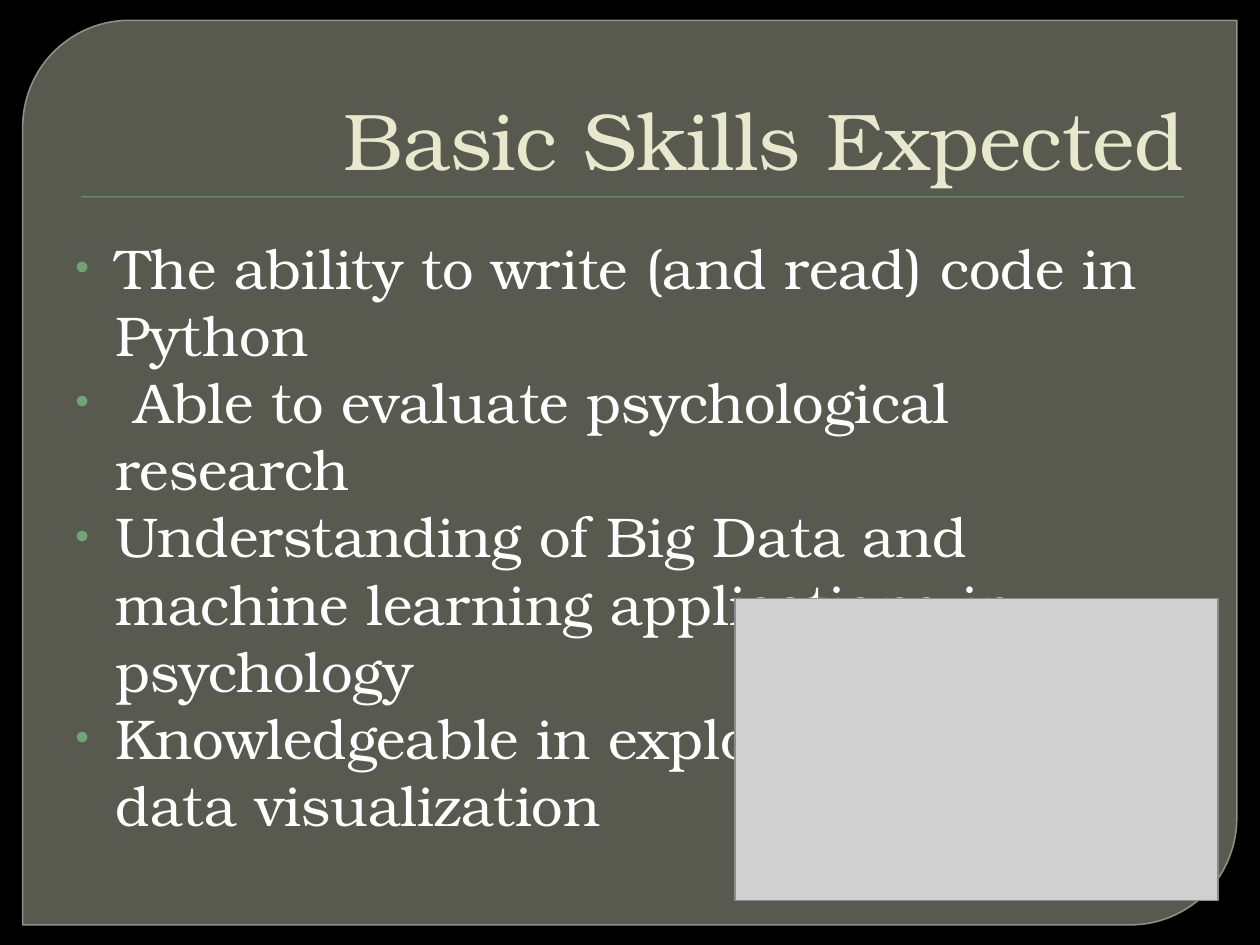
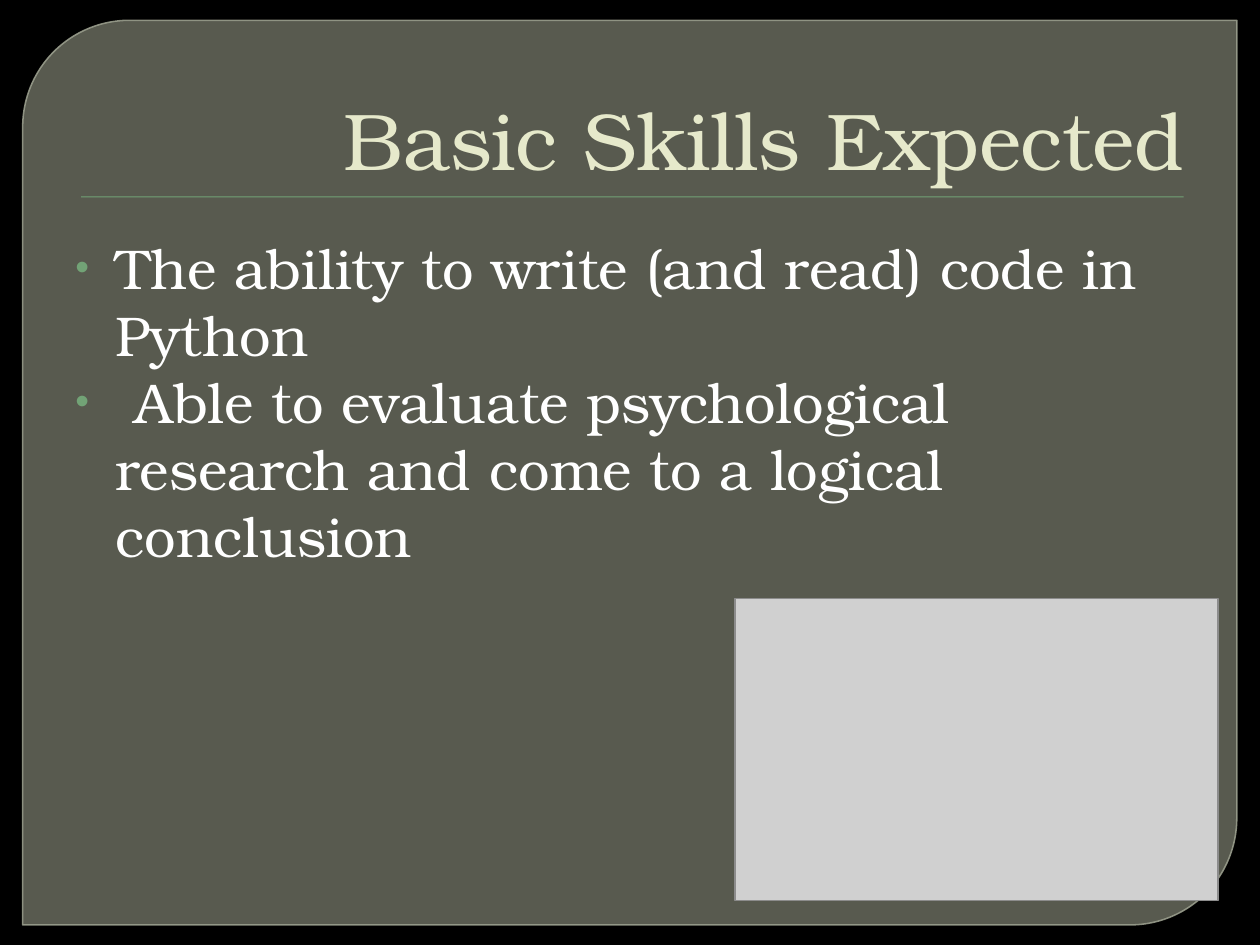
Before and after one commit to hnwalters/Essay-Reports, a slide deck: slide 6 of Documents & Presentations/E-Day Assignments/Career Path.pptx. Drawn at 1260x945 pixels with LibreOffice and Linux fonts; fonts in the diff are those of the drawing; grey boxes stand for pictures; background and template pictures are left out. Boxes give left, top, right and bottom in pixels: in the first picture for what was removed or moved away, otherwise in the second. Text is boxed around its words. In the diff, an @@ line names an element or a change of style, - is before the commit and + after.

```diff
--- a/Documents & Presentations/E-Day Assignments/Career Path.pptx
+++ b/Documents & Presentations/E-Day Assignments/Career Path.pptx
@@ text at box(116, 383, 950, 558): text changed @@
-• Able to evaluate psychological research
-• Understanding of Big Data and machine learning applications in psychology
-• Knowledgeable in exploratory
-data visualization
+• Able to evaluate psychological research and come to a logical conclusion
```
Also in this commit, not shown: 4 other slides changed, 2 slides added.
